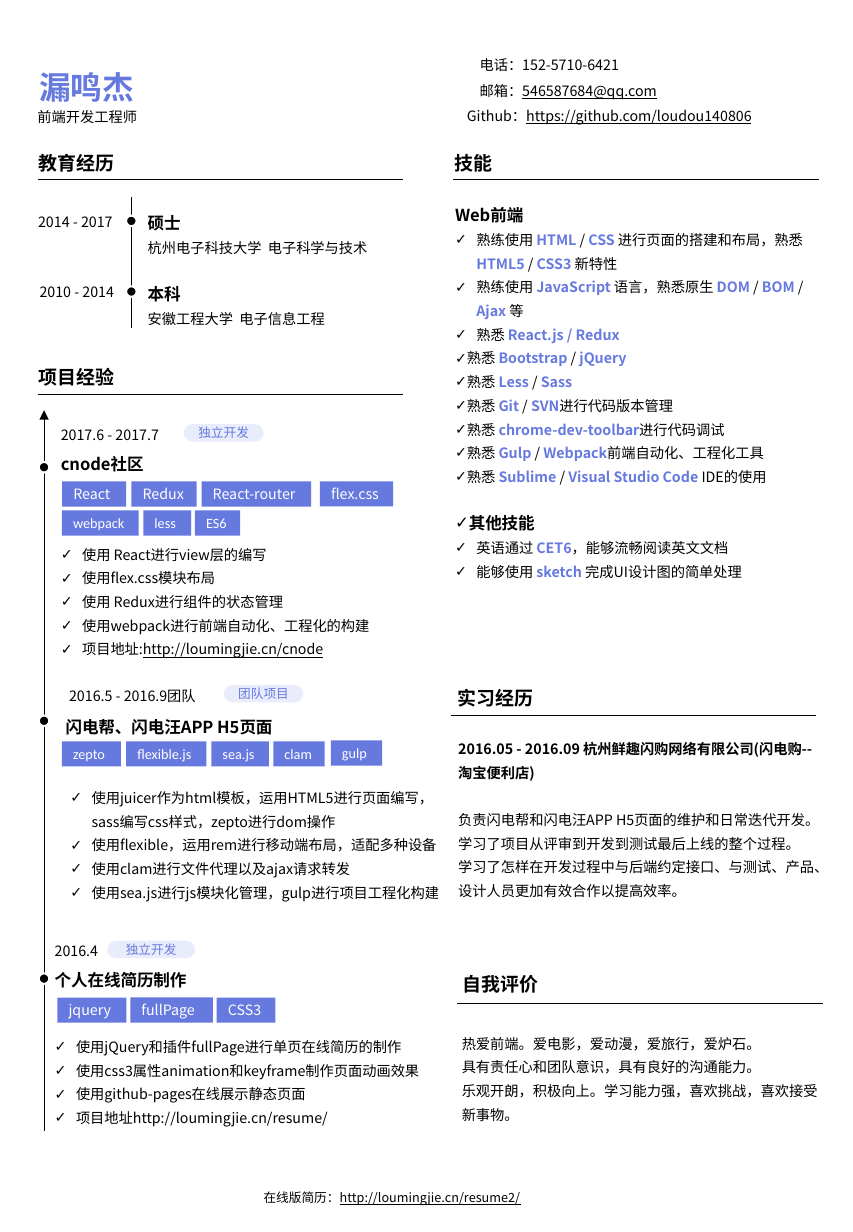
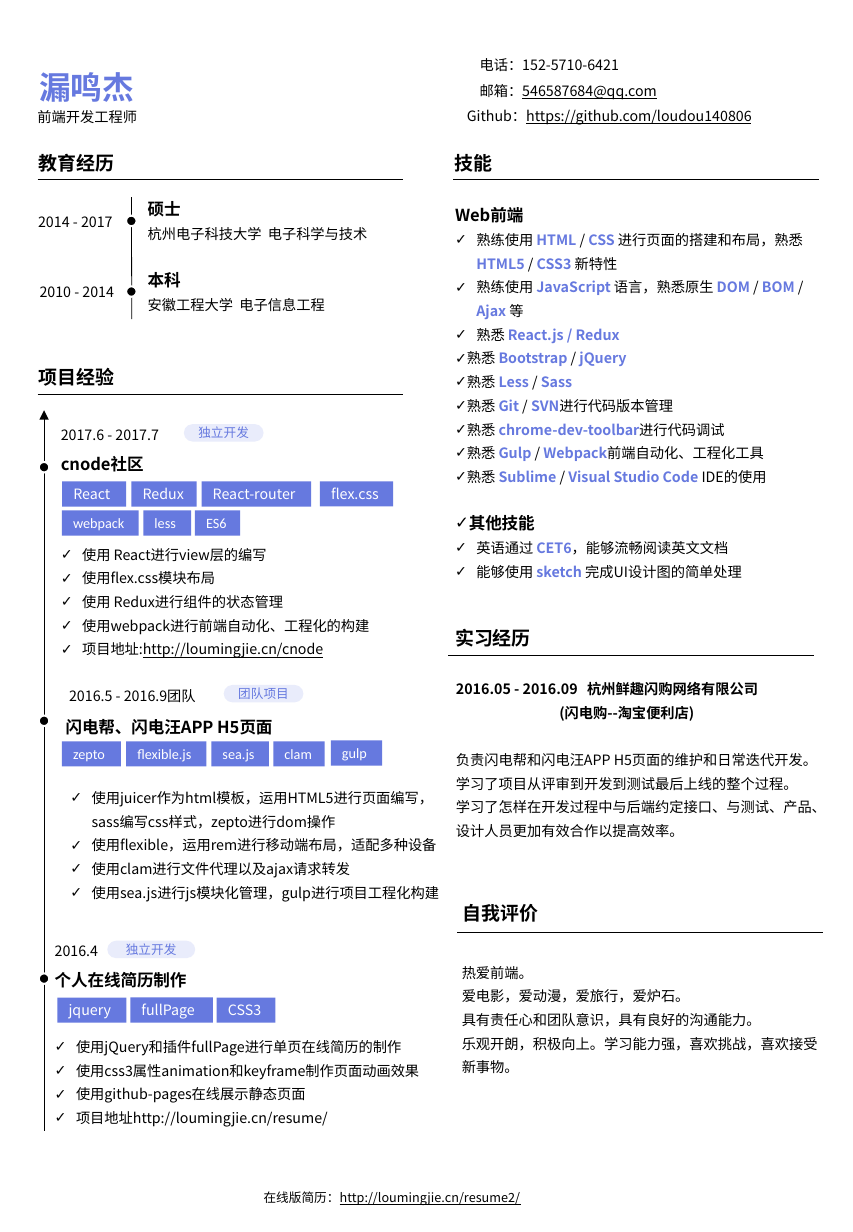
Before and after one commit to loudou140806/resume2, a slide deck: slide 1 of doc/resume.pptx. Drawn at 853x1232 pixels with LibreOffice and Linux fonts; fonts in the diff are those of the drawing. Boxes give left, top, right and bottom in pixels: in the first picture for what was removed or moved away, otherwise in the second. Text is boxed around its words. In the diff, an @@ line names an element or a change of style, - is before the commit and + after.

```diff
--- a/doc/resume.pptx
+++ b/doc/resume.pptx
@@ line moved from (132, 197) - (132, 328) to (132, 197) - (132, 320) @@
@@ text "硕士" moved from (x1=148, y1=215, x2=368, y2=325) to (x1=148, y1=201, x2=368, y2=311) @@
@@ 2 texts, 1 line moved together from (x1=450, y1=689, x2=828, y2=897) to (x1=448, y1=629, x2=826, y2=837) @@
@@ text at (x1=456, y1=682, x2=758, y2=721): text changed @@
-2016.05 - 2016.09 杭州鲜趣闪购网络有限公司(闪电购--淘宝便利店)
+2016.05 - 2016.09 杭州鲜趣闪购网络有限公司
+(闪电购--淘宝便利店)
@@ text "自我评价" moved from (x1=462, y1=975, x2=538, y2=993) to (x1=462, y1=904, x2=538, y2=922) @@
@@ text "热爱前端。" moved from (x1=462, y1=1037, x2=818, y2=1121) to (x1=462, y1=966, x2=818, y2=1073) @@
@@ line moved from (457, 1003) - (823, 1003) to (457, 933) - (823, 933) @@
@@ text at (x1=462, y1=966, x2=690, y2=1003): text changed @@
-热爱前端。爱电影，爱动漫，爱旅行，爱炉石。
+热爱前端。
+爱电影，爱动漫，爱旅行，爱炉石。
```
Also in this commit, not shown: 1 other file.
